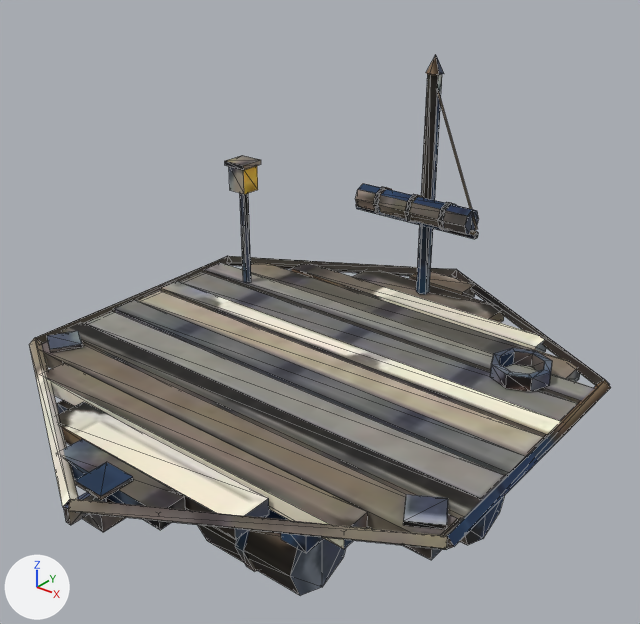
Before and after pictures for a commit that changed the glTF model client/public/city/raft-a-age10.glb.
Before and after are seen from a 50 mm camera at (1.543, -1.867, 1.711) aimed at (0.057, -0.009, 0.559). The lights are fixed; the arrows at lower left show +X, +Y and +Z. The picture after the commit comes second. Mesh edges are drawn as thin lines. Where no turn or scale is listed for an object, it has been applied to the vertices. Vertices at exactly the same position are counted once.

Objects in the first picture: 'raft-a-age10'.
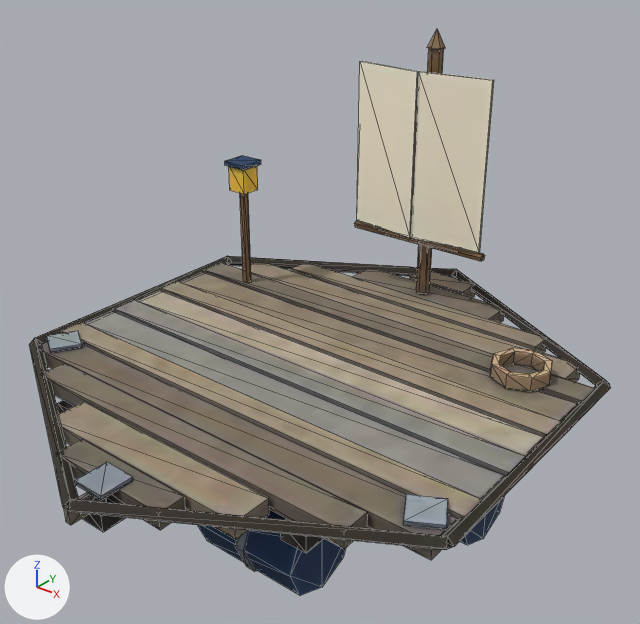
Where the newer file only moved an object's origin or applied its transform, the numbers keep the older frame.

What the commit changed:
me_raft_a_age10 is used by ob_raft_a_age10; location (0.0, 0.0, 0.607).
me_raft_a_age10 had 593 vertices, 998 faces and spanned x -0.8..0.8, y -0.91..0.91, z -0.6..0.6.
me_raft_a_age10 now has 539 vertices, 902 faces and spans x -0.8..0.8, y -0.91..0.91, z -0.6..0.68.
me_raft_a_age10 part 1: the loose piece of 7 vertices spanning x -0.03..0.03, y 0.63..0.69, z 0.54..0.6 is moved by (0.0, 0.0, 0.08).
me_raft_a_age10 part 2: the loose piece of 16 vertices spanning x -0.01..0.01, y 0.53..0.63, z 0.05..0.15 is deleted.
me_raft_a_age10 part 3: the loose piece of 16 vertices spanning x -0.14..-0.12, y 0.53..0.63, z 0.05..0.15 is deleted.
me_raft_a_age10 part 4: the loose piece of 16 vertices spanning x 0.12..0.14, y 0.53..0.63, z 0.05..0.15 is deleted.
me_raft_a_age10 part 5: the loose piece of 6 vertices spanning x 0.0..0.24, y 0.58..0.66, z 0.08..0.52 is deleted.
Part 6, on me_raft_a_age10:
10 vertices are removed from x -0.22..0.22, y 0.53..0.63, z 0.06..0.15.
27 faces are deleted.
6 vertices in x -0.02..0.02, y 0.64..0.68, z 0.54 move by (0.0, 0.0, 0.08).
5 vertices in x -0.24, y 0.57..0.59, z 0.05..0.08 move by (-0.02, 0.02, -0.08).
5 vertices in x 0.24, y 0.57..0.59, z 0.05..0.08 move by (0.02, 0.02, -0.08).
6 vertices move from x -0.22..0.22, y 0.53..0.63, z 0.06..0.13 to x -0.25..0.0, y 0.56..0.6, z 0.0..0.56.
10 vertices are added at x -0.25..0.25, y 0.56..0.6, z 0.0..0.56.
23 new faces join them.
me_raft_a_age10 part 7: 843 kept faces spanning x -0.8..0.8, y -0.91..0.91, z -0.6..0.62 get new texture (UV) coordinates.

What differs and where, as boxes [x1, y1, x2, y2] in the pictures (640 x 624 px; the box of a moved part takes in the faces that stretch with it):
'raft-a-age10', reshaped
    before: [29, 55, 611, 595]
    after: [29, 29, 611, 595]
part 1 of me_raft_a_age10, moved or reshaped
    before: [426, 55, 444, 75]
    after: [427, 29, 445, 49]
part 2 of me_raft_a_age10, deleted
    before: [405, 194, 423, 222]
part 3 of me_raft_a_age10, deleted
    before: [374, 187, 392, 214]
part 4 of me_raft_a_age10, deleted
    before: [438, 202, 456, 231]
part 5 of me_raft_a_age10, deleted
    before: [438, 91, 477, 230]
part 6 of me_raft_a_age10, moved or reshaped
    before: [355, 74, 479, 294]
    after: [354, 49, 494, 294]
part 7 of me_raft_a_age10, surface changed
    before: [29, 74, 611, 595]
    after: [29, 49, 611, 595]
